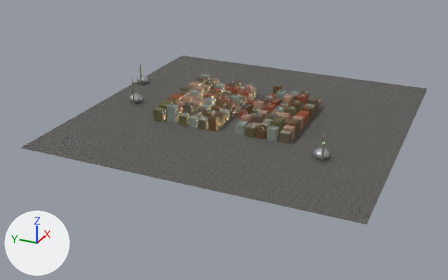
A saved change to the glTF model public/kusyolu/cati.glb.
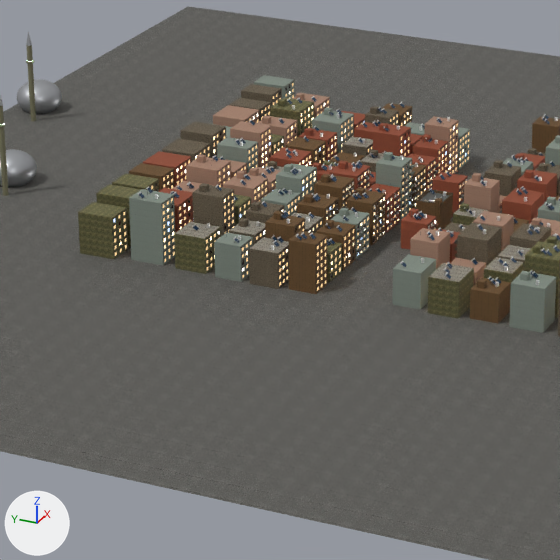
Old and new are each drawn whole from a 50 mm camera at (-869.0, -350.0, 382.0) aimed at (-39.0, 23.0, -33.0) and again close up on the part from 30% to 63% of the width and 19% to 72% of the height. The axes (+X, +Y, +Z) are drawn at lower left. The lights are the same throughout. The older version's two pictures come first. Where no turn or scale is listed for an object, it has been applied to the vertices. Vertices at exactly the same position are counted once.

The first close-up shows 'm_asphalt_02', 'm_dirty_concrete', 'm_painted_plaster_wall', 'm_plaster_green', 'm_red_plaster_weathered', 'm_slab', 'm_solar.001', 'm_white_plaster_rough_02', 'm_winlight.009', 'm_winlight.011', 'm_wire', 'm_worn_plaster_wall', 'm_yellow_plaster_02' and 8 more.
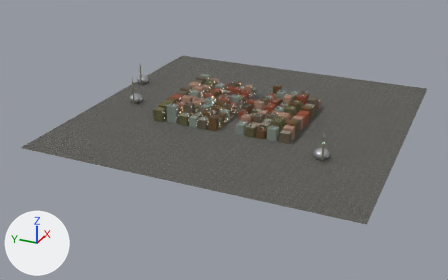
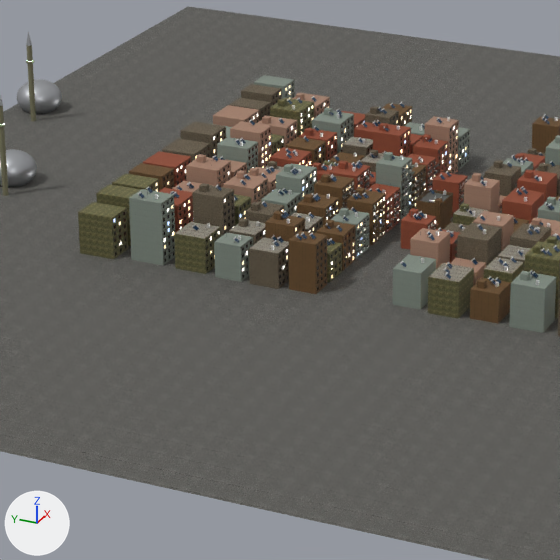
Pixel boxes (x1, y1, x2, y2) of what changed, in the close-ups (560 x 560 px; the box of a moved part takes in the faces that stretch with it):
part 1 of me_sol, moved or reshaped: before (365, 175, 447, 216); after (375, 191, 446, 210)
part 2 of me_win_021, surface changed: (171, 91, 466, 279) in both
part 3 of me_win_038, surface changed: (119, 85, 457, 265) in both

Patch to the scene script:
```diff
--- a/public/kusyolu/cati.glb.py
+++ b/public/kusyolu/cati.glb.py
@@ me_sol @@
 # used by ob_m_solar_001; location = (7.0, 13.0, 15.2)
-me_sol.from_pydata(...)  # 75496 vertices, 120874 faces; spans x -89.0..89.0, y -97.0..97.0, z -15.0..15.0
+me_sol.from_pydata(...)  # 75536 vertices, 120934 faces; spans x -89.0..89.0, y -97.0..97.0, z -15.0..15.0
+# me_sol part 1: 979 vertices moved within x -44.0..29.0, y -42.0..20.0, z -11.0..7.0
+# other edits to the shape of me_sol do not show in these pictures
 me_sol.materials.append(mat_palettematerial001)
@@ me_win_021 @@
 me_win_021.from_pydata(...)  # 856 vertices, 1284 faces; spans x -87.0..87.0, y -97.0..97.0, z -11.0..11.0
 # used by ob_m_winlight_009; location = (8.7, 13.0, 12.2)
+# me_win_021 part 2: texture (UV) coordinates of 1284 of 1284 faces, centred in x -87.0..87.0, y -97.0..97.0, z -11.0..11.0, changed; they spanned u 0.27..0.27, v 0.73..0.73 and now span u 0.3..0.3, v 0.7..0.7
 me_win_021.materials.append(mat_palettematerial005)
@@ me_win_038 @@
 me_win_038.from_pydata(...)  # 784 vertices, 1176 faces; spans x -85.0..85.0, y -97.0..97.0, z -11.0..11.0
 # used by ob_m_winlight_011; location = (3.7, 13.0, 12.2)
+# me_win_038 part 3: texture (UV) coordinates of 1176 of 1176 faces, centred in x -85.0..85.0, y -97.0..97.0, z -11.0..11.0, changed; they spanned u 0.27..0.27, v 0.73..0.73 and now span u 0.36..0.36, v 0.64..0.64
 me_win_038.materials.append(mat_palettematerial008)
```
